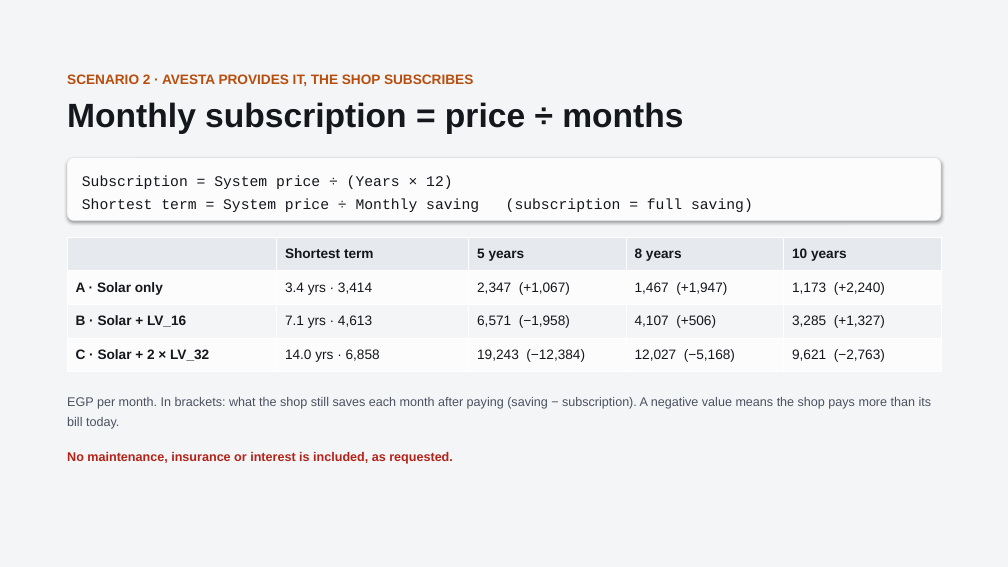
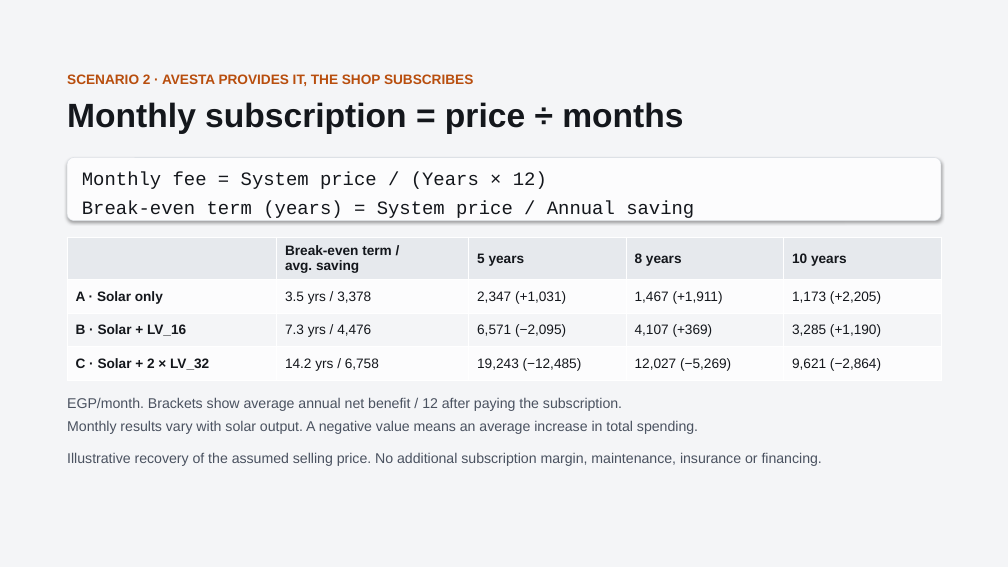
Before and after one commit to boodyelkady1998-sudo/avesta-bess-sizing-tool, a slide deck: slide 7 of El_Mo3alem_Juice_Shop_Solar_BESS.pptx (slide 8 before the commit). Drawn at 1008x567 pixels with LibreOffice and Linux fonts; fonts in the diff are those of the drawing. Boxes give left, top, right and bottom in pixels: in the first picture for what was removed or moved away, otherwise in the second. Text is boxed around its words. In the diff, an @@ line names an element or a change of style, - is before the commit and + after.

```diff
--- a/El_Mo3alem_Juice_Shop_Solar_BESS.pptx
+++ b/El_Mo3alem_Juice_Shop_Solar_BESS.pptx
@@ text at [82, 172, 694, 218]: text changed; size 14 to 18 pt @@
-Subscription = System price ÷ (Years × 12)
-Shortest term = System price ÷ Monthly saving (subscription = full saving)
+Monthly fee = System price / (Years × 12)
+Break-even term (years) = System price / Annual saving
@@ table at [67, 237, 941, 375] @@
-row 1, column 2: Shortest term
+row 1, column 2: Break-even term / / avg. saving
-row 2: A · Solar only | 3.4 yrs · 3,414 | 2,347 (+1,067) | 1,467 (+1,947) | 1,173 (+2,240)
+row 2: A · Solar only | 3.5 yrs / 3,378 | 2,347 (+1,031) | 1,467 (+1,911) | 1,173 (+2,205)
-row 3: B · Solar + LV_16 | 7.1 yrs · 4,613 | 6,571 (−1,958) | 4,107 (+506) | 3,285 (+1,327)
+row 3: B · Solar + LV_16 | 7.3 yrs / 4,476 | 6,571 (−2,095) | 4,107 (+369) | 3,285 (+1,190)
-row 4: C · Solar + 2 × LV_32 | 14.0 yrs · 6,858 | 19,243 (−12,384) | 12,027 (−5,168) | 9,621 (−2,763)
+row 4: C · Solar + 2 × LV_32 | 14.2 yrs / 6,758 | 19,243 (−12,485) | 12,027 (−5,269) | 9,621 (−2,864)
@@ text at [67, 397, 698, 434]: text changed; size 12 to 13.5 pt @@
-EGP per month. In brackets: what the shop still saves each month after paying (saving − subscription). A negative value means the shop pays more than its bill today.
+EGP/month. Brackets show average annual net benefit / 12 after paying the subscription.
+Monthly results vary with solar output. A negative value means an average increase in total spending.
@@ text at [67, 452, 822, 466]: text changed; size 12 to 13.5 pt; text colour #B42318 to #4A5260; bold off @@
-No maintenance, insurance or interest is included, as requested.
+Illustrative recovery of the assumed selling price. No additional subscription margin, maintenance, insurance or financing.
```
Also in this commit, not shown: 8 other slides changed, 1 slide removed.
